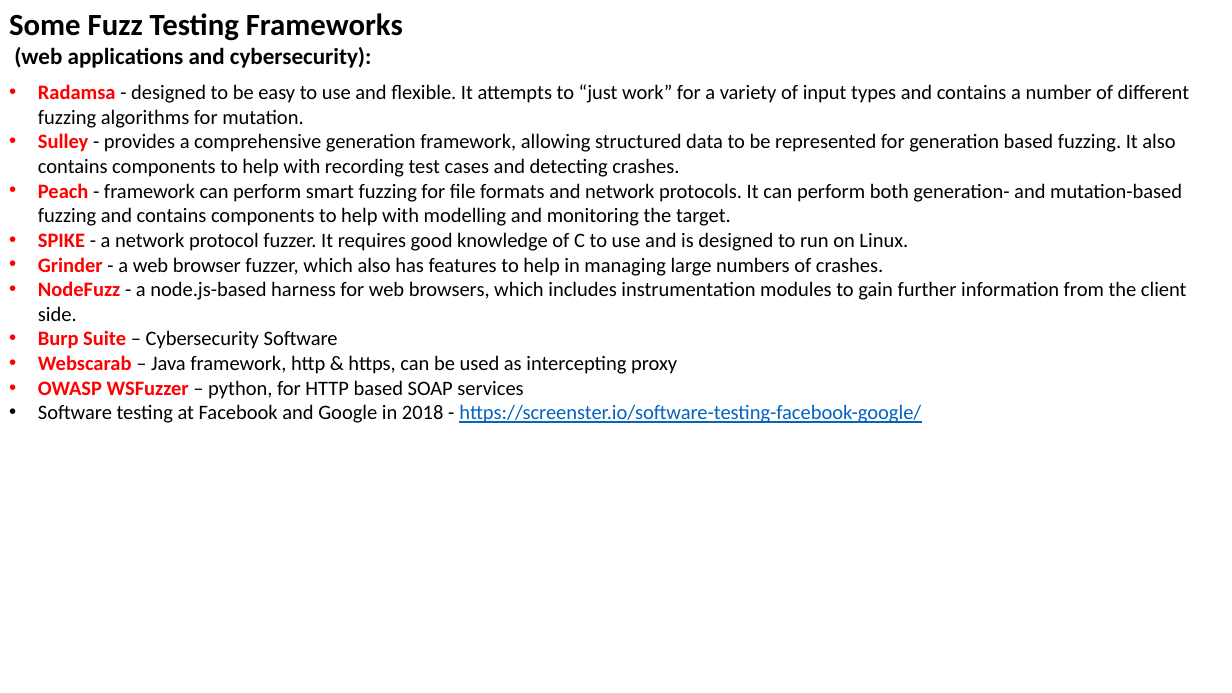
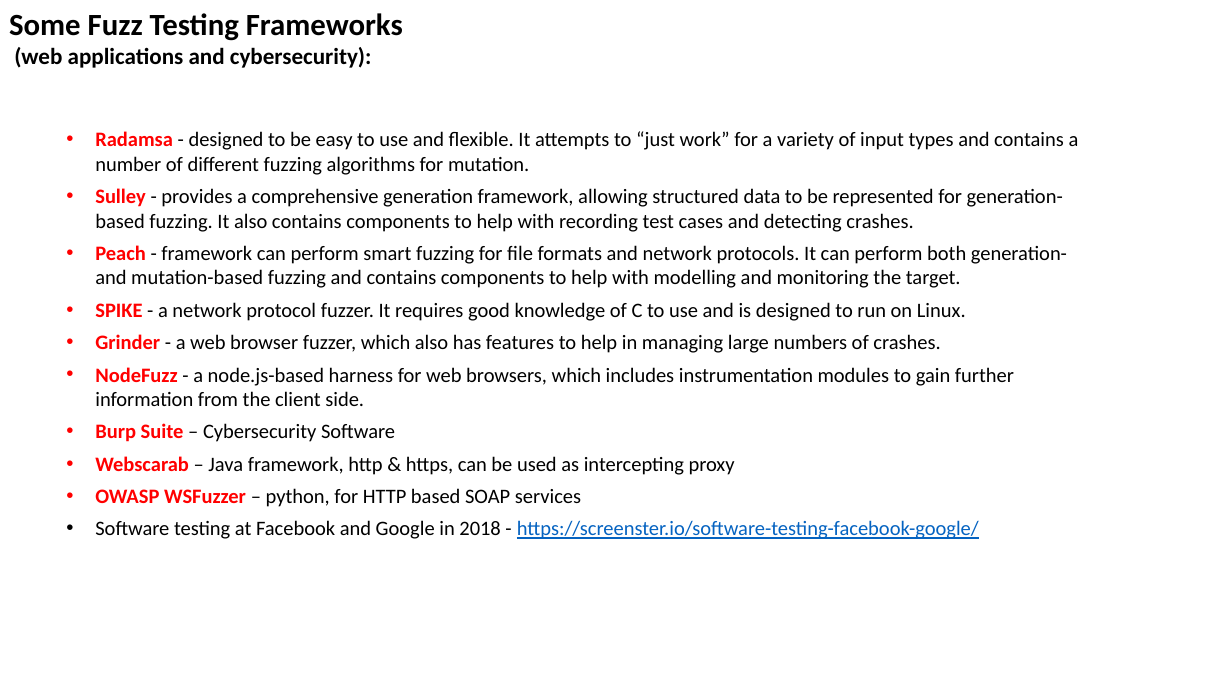
Before and after one commit to lselector/ml_ai_doc, a slide deck: slide 7 of fuzzing.pptx. Drawn at 1232x693 pixels with LibreOffice and Linux fonts; fonts in the diff are those of the drawing. Boxes give left, top, right and bottom in pixels: in the first picture for what was removed or moved away, otherwise in the second. Text is boxed around its words. In the diff, an @@ line names an element or a change of style, - is before the commit and + after.

```diff
--- a/fuzzing.pptx
+++ b/fuzzing.pptx
@@ text "Radamsa - designed to be ...": place and size @@
-text "Radamsa - designed to be ..." at [38,84,1189,423]
+text "Radamsa - designed to be ..." at [95,131,1079,539]
@@ text at [95,131,1079,539]: more space between paragraphs @@
@@ text at [95,188,1063,232]: text changed @@
-• Sulley - provides a comprehensive generation framework, allowing structured data to be represented for generation based fuzzing. It also contains components to help with recording test cases and detecting crashes.
+• Sulley - provides a comprehensive generation framework, allowing structured data to be represented for generation-based fuzzing. It also contains components to help with recording test cases and detecting crashes.
```
Also in this commit, not shown: 6 other slides changed.
